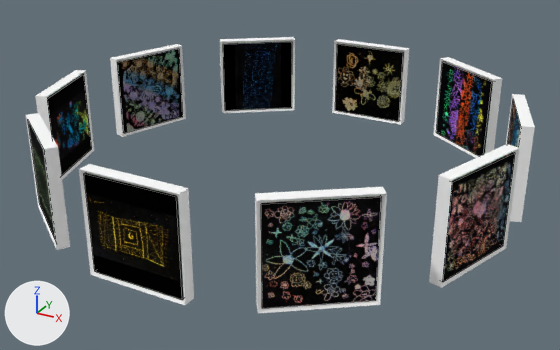
Renders of the OBJ model Adeline/Carte_gratter/10_Square.obj from each side of a commit.
Rendered twice from a camera (50 mm lens) standing at (752.0, -1370.0, 602.0) and looking at (14.0, -27.0, -69.0). Lighting does not change. The marker at lower left points along +X, +Y and +Z. Mesh edges are drawn as thin lines on the coarser meshes. Where no turn or scale is listed for an object, it has been applied to the vertices.

The scene before the commit, as lines of its bpy script (objects in view):
```python
ob_cube_10 = bpy.data.objects.new('Cube_10', me_cube_10)
ob_cube_10.location = (0.0, 0.0, 0.0)
ob_cube_11 = bpy.data.objects.new('Cube_11', me_cube_11)
ob_cube_11.location = (0.0, 0.0, 0.0)
ob_cube_12 = bpy.data.objects.new('Cube_12', me_cube_12)
ob_cube_12.location = (0.0, 0.0, 0.0)
ob_cube_13 = bpy.data.objects.new('Cube_13', me_cube_13)
ob_cube_13.location = (0.0, 0.0, 0.0)
ob_cube_14 = bpy.data.objects.new('Cube_14', me_cube_14)
ob_cube_14.location = (0.0, 0.0, 0.0)
ob_cube_15 = bpy.data.objects.new('Cube_15', me_cube_15)
ob_cube_15.location = (0.0, 0.0, 0.0)
ob_cube_18 = bpy.data.objects.new('Cube_18', me_cube_18)
ob_cube_18.location = (0.0, 0.0, 0.0)
ob_cube_19 = bpy.data.objects.new('Cube_19', me_cube_19)
ob_cube_19.location = (0.0, 0.0, 0.0)
ob_cube_8 = bpy.data.objects.new('Cube_8', me_cube_8)
ob_cube_8.location = (0.0, 0.0, 0.0)
# also in view: 'Cube_6' at (-289.0, -397.0, 0.0); 'Cube_3' at (467.0, -152.0, 0.0); 'Cube_17' at (-467.0, -152.0, 0.0); 'Cube_9' at (-289.0, 397.0, 0.0); 'Cube_16' at (-289.0, -397.0, 0.0)
```
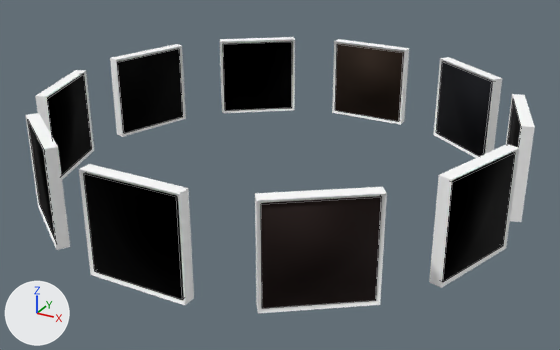
Diff of the bpy script that builds the scene:
```diff
--- a/Adeline/Carte_gratter/10_Square.obj.py
+++ b/Adeline/Carte_gratter/10_Square.obj.py
@@ mat_mat_8 @@
 mat_mat_8.metallic = 1.0
-mat_mat_8.roughness = 1.0
+mat_mat_8.roughness = 0.776
@@ mat_mat_9 @@
 mat_mat_9.metallic = 1.0
-mat_mat_9.roughness = 1.0
+mat_mat_9.roughness = 0.776
@@ me_cube_10 @@
 me_cube_10.from_pydata(...)  # 8 vertices, 6 faces; spans x -92.0..92.0, y 481.0..501.0, z -93.0..92.0
 # used by ob_cube_10; location = (0.0, 0.0, 0.0)
+# me_cube_10 part 1: texture (UV) coordinates changed
 me_cube_10.materials.append(mat_mat)
@@ me_cube_11 @@
 me_cube_11.from_pydata(...)  # 8 vertices, 6 faces; spans x 208.0..369.0, y 335.0..460.0, z -93.0..92.0
 # used by ob_cube_11; location = (0.0, 0.0, 0.0)
+# me_cube_11 part 2: texture (UV) coordinates changed
 me_cube_11.materials.append(mat_mat_1)
@@ me_cube_12 @@
 me_cube_12.from_pydata(...)  # 8 vertices, 6 faces; spans x 429.0..505.0, y 61.0..243.0, z -93.0..92.0
 # used by ob_cube_12; location = (0.0, 0.0, 0.0)
+# me_cube_12 part 3: texture (UV) coordinates changed
 me_cube_12.materials.append(mat_mat_2)
@@ me_cube_13 @@
 me_cube_13.from_pydata(...)  # 8 vertices, 6 faces; spans x 429.0..505.0, y -243.0..-61.0, z -92.0..93.0
 # used by ob_cube_13; location = (0.0, 0.0, 0.0)
+# me_cube_13 part 4: texture (UV) coordinates changed
 me_cube_13.materials.append(mat_mat_3)
@@ me_cube_14 @@
 me_cube_14.from_pydata(...)  # 8 vertices, 6 faces; spans x 208.0..369.0, y -460.0..-335.0, z -92.0..93.0
 # used by ob_cube_14; location = (0.0, 0.0, 0.0)
+# me_cube_14 part 5: texture (UV) coordinates changed
 me_cube_14.materials.append(mat_mat_4)
@@ me_cube_15 @@
 me_cube_15.from_pydata(...)  # 8 vertices, 6 faces; spans x -92.0..92.0, y -501.0..-481.0, z -92.0..93.0
 # used by ob_cube_15; location = (0.0, 0.0, 0.0)
+# me_cube_15 part 6: texture (UV) coordinates changed
 me_cube_15.materials.append(mat_mat_5)
@@ me_cube_16 @@
 me_cube_16.from_pydata(...)  # 8 vertices, 6 faces; spans x -369.0..-208.0, y -460.0..-335.0, z -92.0..93.0
 # used by ob_cube_16; location = (0.0, 0.0, 0.0)
+# me_cube_16 part 7: texture (UV) coordinates changed
 me_cube_16.materials.append(mat_mat_6)
@@ me_cube_17 @@
 me_cube_17.from_pydata(...)  # 8 vertices, 6 faces; spans x -505.0..-429.0, y -243.0..-61.0, z -92.0..93.0
 # used by ob_cube_17; location = (0.0, 0.0, 0.0)
+# me_cube_17 part 8: texture (UV) coordinates changed
 me_cube_17.materials.append(mat_mat_7)
@@ me_cube_18 @@
 me_cube_18.from_pydata(...)  # 8 vertices, 6 faces; spans x -505.0..-429.0, y 61.0..243.0, z -93.0..92.0
 # used by ob_cube_18; location = (0.0, 0.0, 0.0)
+# me_cube_18 part 9: texture (UV) coordinates changed
 me_cube_18.materials.append(mat_mat_8)
@@ me_cube_19 @@
 me_cube_19.from_pydata(...)  # 8 vertices, 6 faces; spans x -369.0..-208.0, y 335.0..460.0, z -93.0..92.0
 # used by ob_cube_19; location = (0.0, 0.0, 0.0)
+# me_cube_19 part 10: texture (UV) coordinates changed
 me_cube_19.materials.append(mat_mat_9)
```

Boxes (x1, y1, x2, y2) around the edits, measured in the pictures (560 x 350 px):
'Cube_14', surface changed: (261, 197, 381, 308) in both
'Cube_15', surface changed (brown to black): (86, 195, 180, 281) in both
'Cube_13', surface changed: (443, 152, 515, 274) in both
'Cube_19', surface changed: (240, 42, 282, 110) in both
'Cube_10', surface changed: (335, 44, 404, 121) in both
'Cube_18', surface changed: (117, 49, 182, 133) in both
'Cube_11', surface changed: (436, 62, 493, 155) in both
'Cube_17', surface changed: (50, 75, 92, 163) in both
'Cube_16', surface changed: (30, 131, 53, 223) in both
'Cube_12', surface changed (blue to black): (508, 104, 520, 147) in both
